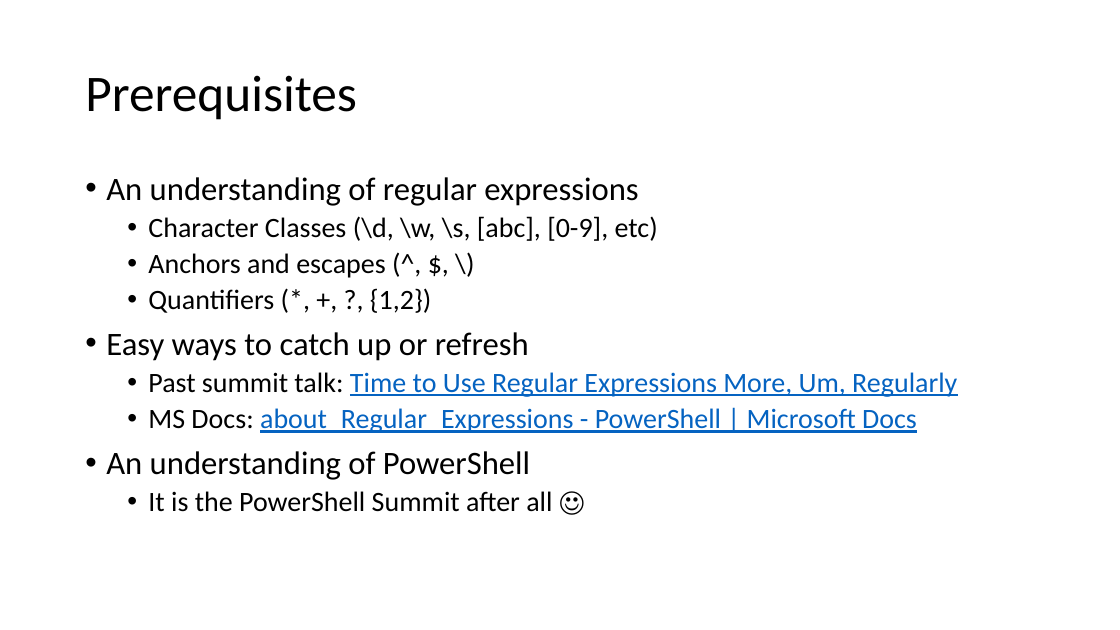
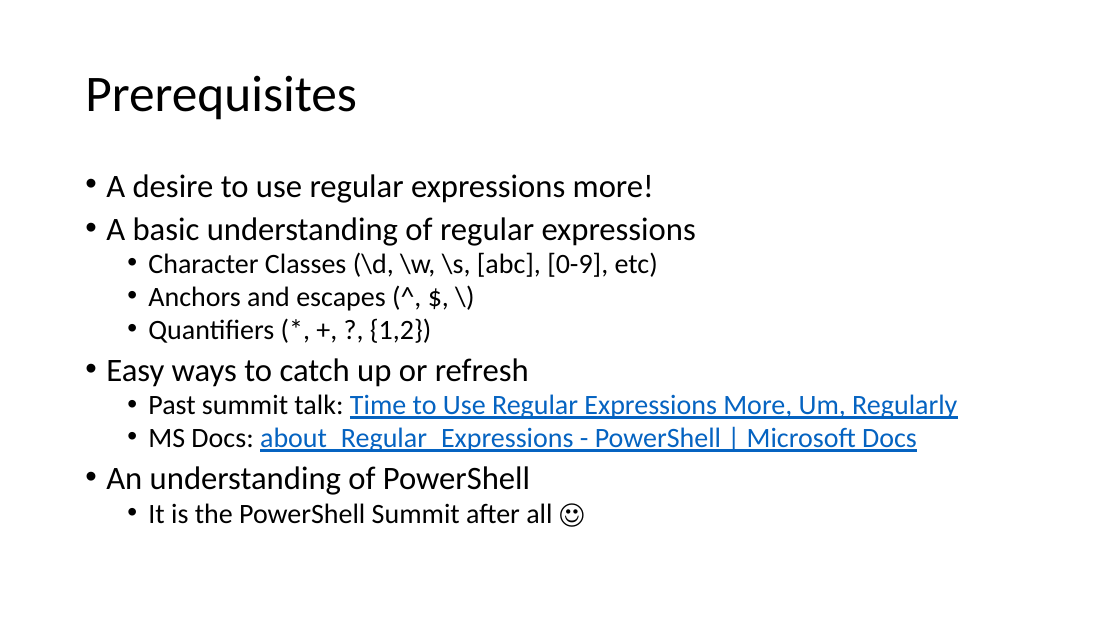
Before and after one commit to ThePoShWolf/Sessions, a slide deck: slide 3 of 2021-04-29 - PowerShell Summit 2021 - Practically Regexing/PowerShell Summit 2021 - Practically Regexing.pptx. Drawn at 1120x630 pixels with LibreOffice and Linux fonts; fonts in the diff are those of the drawing; background and template pictures are left out. Boxes give left, top, right and bottom in pixels: in the first picture for what was removed or moved away, otherwise in the second. Text is boxed around its words. In the diff, an @@ line names an element or a change of style, - is before the commit and + after.

Commit message:
more details

```diff
--- a/2021-04-29 - PowerShell Summit 2021 - Practically Regexing/PowerShell Summit 2021 - Practically Regexing.pptx
+++ b/2021-04-29 - PowerShell Summit 2021 - Practically Regexing/PowerShell Summit 2021 - Practically Regexing.pptx
@@ text at [106,174,696,246]: text changed @@
-• An understanding of regular expressions
+• A desire to use regular expressions more!
+• A basic understanding of regular expressions
@@ text at [106,252,957,524]: line spacing 0.9 to 0.8 @@
```
